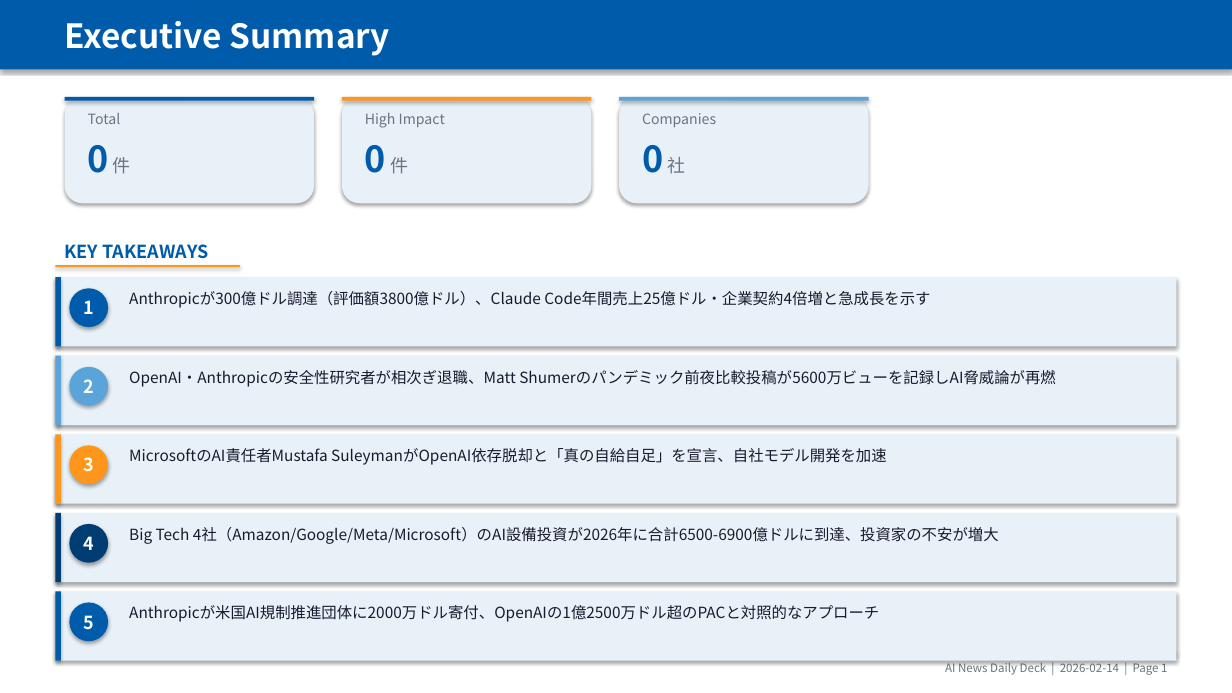
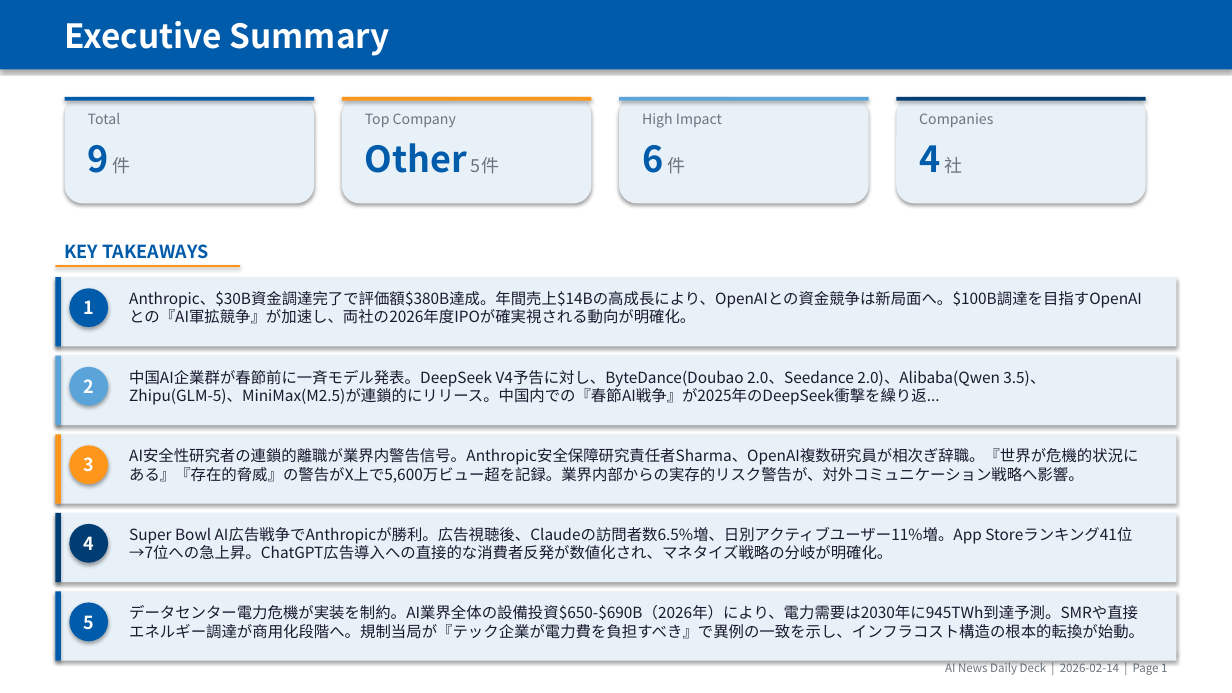
Before and after one commit to chel2311/ai-news-deck-reports, a slide deck: slide 2 of 2026-02-14/report_2026-02-14.pptx. Drawn at 1232x693 pixels with LibreOffice and Linux fonts; fonts in the diff are those of the drawing. Boxes give left, top, right and bottom in pixels: in the first picture for what was removed or moved away, otherwise in the second. Text is boxed around its words. In the diff, an @@ line names an element or a change of style, - is before the commit and + after.

```diff
--- a/2026-02-14/report_2026-02-14.pptx
+++ b/2026-02-14/report_2026-02-14.pptx
@@ text added at [365,113,456,127], 11 pt, text #6C757D @@
+Top Company
@@ text "High Impact": place and size @@
-text "High Impact" at [365,113,445,128]
+text "High Impact" at [642,113,722,128]
@@ rounded rectangle added at [897,97,1146,203], fill #E8F1F8 @@
@@ rectangle added at [897,97,1146,101], fill #003D73 @@
@@ text "Companies": place and size @@
-text "Companies" at [642,113,716,127]
+text "Companies" at [919,113,993,127]
@@ text at [88,145,131,174]: text changed @@
-0 件
+9 件
@@ text at [365,143,499,174]: text changed @@
-0 件
+Other 5件
@@ text at [642,145,685,174]: text changed @@
-0 社
+6 件
@@ text added at [919,145,962,174], 28 pt, text #005BAB, bold @@
+4 社
@@ text at [129,291,1142,324]: text changed @@
-Anthropicが300億ドル調達（評価額3800億ドル）、Claude Code年間売上25億ドル・企業契約4倍増と急成長を示す
+Anthropic、$30B資金調達完了で評価額$380B達成。年間売上$14Bの高成長により、OpenAIとの資金競争は新局面へ。$100B調達を目指すOpenAIとの『AI軍拡競争』が加速し、両社の2026年度IPOが確実視される動向が明確化。
@@ text at [129,370,1045,405]: text changed @@
-OpenAI・Anthropicの安全性研究者が相次ぎ退職、Matt Shumerのパンデミック前夜比較投稿が5600万ビューを記録しAI脅威論が再燃
+中国AI企業群が春節前に一斉モデル発表。DeepSeek V4予告に対し、ByteDance(Doubao 2.0、Seedance 2.0)、Alibaba(Qwen 3.5)、Zhipu(GLM-5)、MiniMax(M2.5)が連鎖的にリリース。中国内での『春節AI戦争』が2025年のDeepSeek衝撃を繰り返...
@@ text at [129,448,1138,483]: text changed @@
-MicrosoftのAI責任者Mustafa SuleymanがOpenAI依存脱却と「真の自給自足」を宣言、自社モデル開発を加速
+AI安全性研究者の連鎖的離職が業界内警告信号。Anthropic安全保障研究責任者Sharma、OpenAI複数研究員が相次ぎ辞職。『世界が危機的状況にある』『存在的脅威』の警告がX上で5,600万ビュー超を記録。業界内部からの実存的リスク警告が、対外コミュニケーション戦略へ影響。
@@ text at [129,527,1132,560]: text changed @@
-Big Tech 4社（Amazon/Google/Meta/Microsoft）のAI設備投資が2026年に合計6500-6900億ドルに到達、投資家の不安が増大
+Super Bowl AI広告戦争でAnthropicが勝利。広告視聴後、Claudeの訪問者数6.5%増、日別アクティブユーザー11%増。App Storeランキング41位→7位への急上昇。ChatGPT広告導入への直接的な消費者反発が数値化され、マネタイズ戦略の分岐が明確化。
@@ text at [129,605,1144,639]: text changed @@
-Anthropicが米国AI規制推進団体に2000万ドル寄付、OpenAIの1億2500万ドル超のPACと対照的なアプローチ
+データセンター電力危機が実装を制約。AI業界全体の設備投資$650-$690B（2026年）により、電力需要は2030年に945TWh到達予測。SMRや直接エネルギー調達が商用化段階へ。規制当局が『テック企業が電力費を負担すべき』で異例の一致を示し、インフラコスト構造の根本的転換が始動。
```
Also in this commit, not shown: 5 other slides changed, 6 slides added, 3 slides removed, 8 other files.
